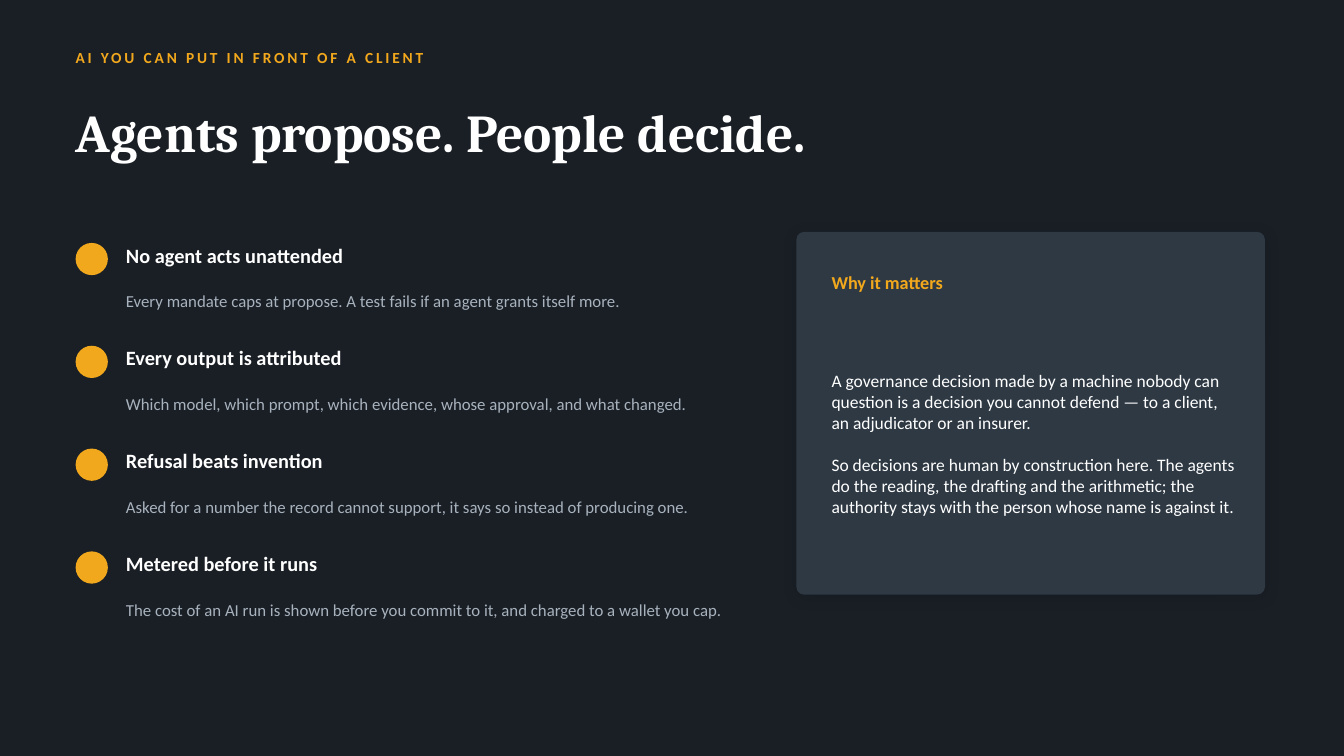
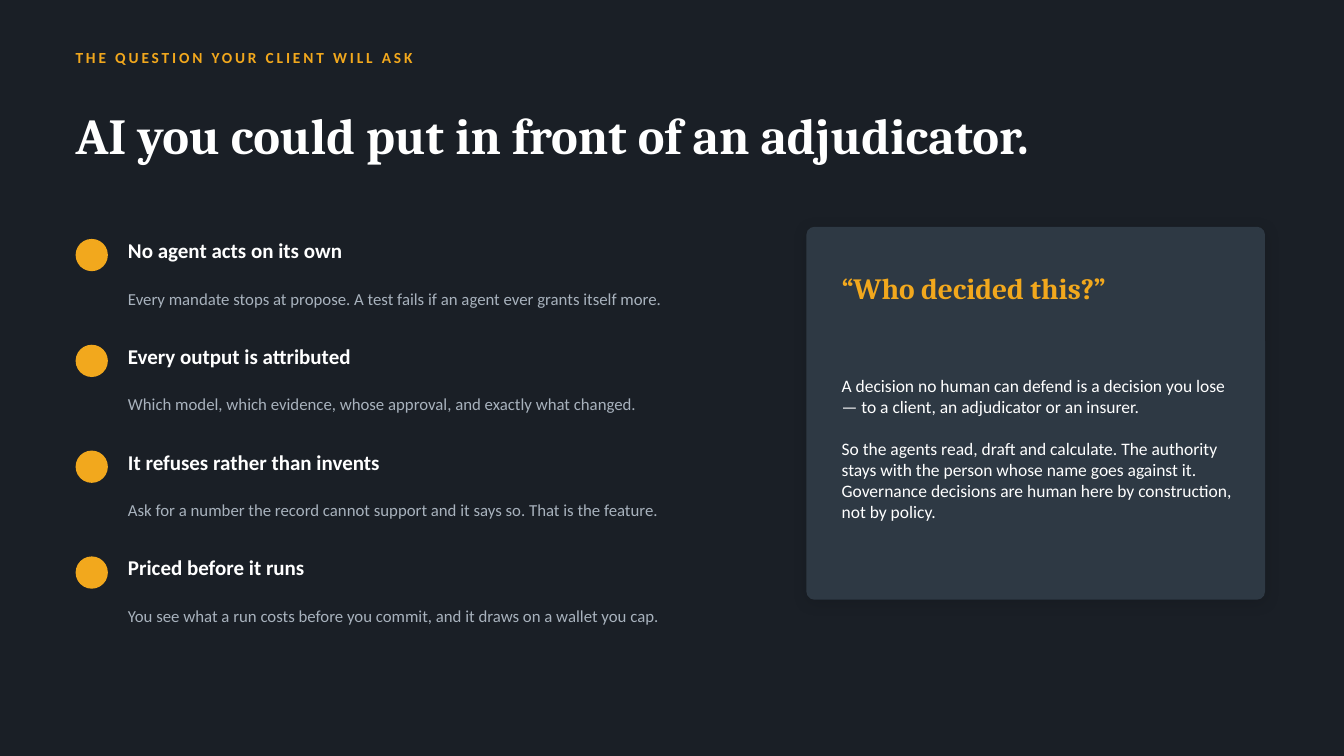
Before and after one commit to jnnseya-cpu/construx, a slide deck: slide 7 of docs/go-to-market/CONSTRUX-Overview.pptx. Drawn at 1344x756 pixels with LibreOffice and Linux fonts; fonts in the diff are those of the drawing. Boxes give left, top, right and bottom in pixels: in the first picture for what was removed or moved away, otherwise in the second. Text is boxed around its words. In the diff, an @@ line names an element or a change of style, - is before the commit and + after.

```diff
--- a/docs/go-to-market/CONSTRUX-Overview.pptx
+++ b/docs/go-to-market/CONSTRUX-Overview.pptx
@@ text at (76,53,413,65): text changed @@
-AI YOU CAN PUT IN FRONT OF A CLIENT
+THE QUESTION YOUR CLIENT WILL ASK
@@ text at (76,118,1029,165): text changed; size 38 to 36 pt @@
-Agents propose. People decide.
+AI you could put in front of an adjudicator.
@@ ellipse: place and size @@
-ellipse at (76,243,108,275)
+ellipse at (76,239,108,271)
@@ rounded rectangle: place and size @@
-rounded rectangle at (797,232,1265,595)
+rounded rectangle at (807,227,1265,600)
@@ text at (128,243,342,262): text changed; size 14.5 to 15 pt @@
-No agent acts unattended
+No agent acts on its own
@@ text at (128,293,660,308): text changed @@
-Every mandate caps at propose. A test fails if an agent grants itself more.
+Every mandate stops at propose. A test fails if an agent ever grants itself more.
@@ text at (842,278,1105,300): text changed; size 13 to 21 pt; font Calibri to Cambria @@
-Why it matters
+“Who decided this?”
@@ text "Every output is attributed" at (128,349,351,368): size 14.5 to 15 pt @@
@@ text at (842,380,1231,521): text changed @@
-A governance decision made by a machine nobody can question is a decision you cannot defend — to a client, an adjudicator or an insurer.
-So decisions are human by construction here. The agents do the reading, the drafting and the arithmetic; the authority stays with the person whose name is against it.
+A decision no human can defend is a decision you lose — to a client, an adjudicator or an insurer.
+So the agents read, draft and calculate. The authority stays with the person whose name goes against it. Governance decisions are human here by construction, not by policy.
@@ text at (128,398,636,413): text changed @@
-Which model, which prompt, which evidence, whose approval, and what changed.
+Which model, which evidence, whose approval, and exactly what changed.
@@ text at (128,455,379,470): text changed; size 14.5 to 15 pt @@
-Refusal beats invention
+It refuses rather than invents
@@ text at (128,504,658,519): text changed @@
-Asked for a number the record cannot support, it says so instead of producing one.
+Ask for a number the record cannot support and it says so. That is the feature.
@@ ellipse: place and size @@
-ellipse at (76,552,108,584)
+ellipse at (76,557,108,589)
@@ text at (128,560,304,575): text changed; size 14.5 to 15 pt @@
-Metered before it runs
+Priced before it runs
@@ text at (128,610,658,625): text changed @@
-The cost of an AI run is shown before you commit to it, and charged to a wallet you cap.
+You see what a run costs before you commit, and it draws on a wallet you cap.
```
Also in this commit, not shown: 6 other slides changed, 4 slides added, 3 slides removed, 1 other file.
